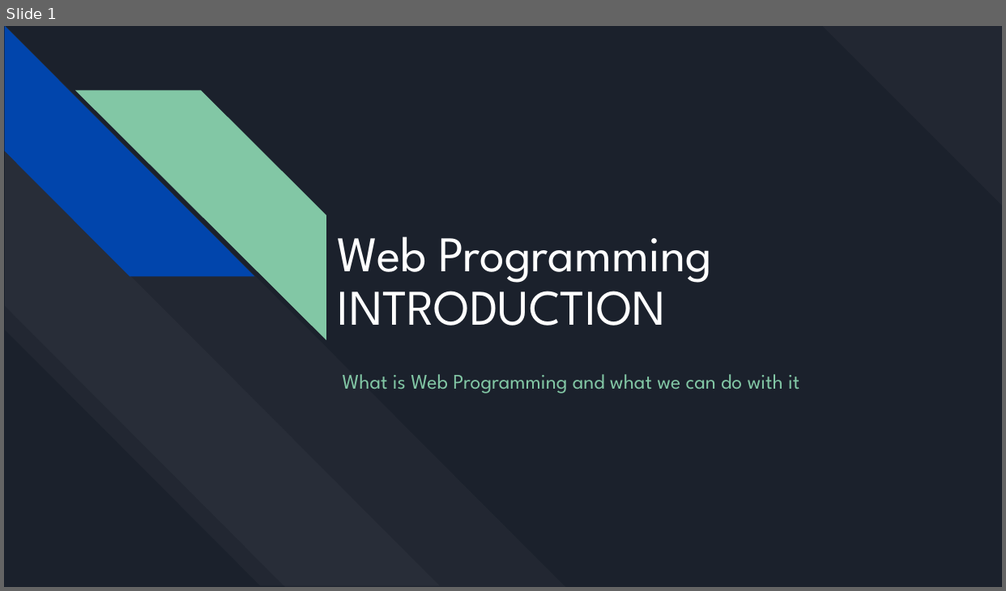
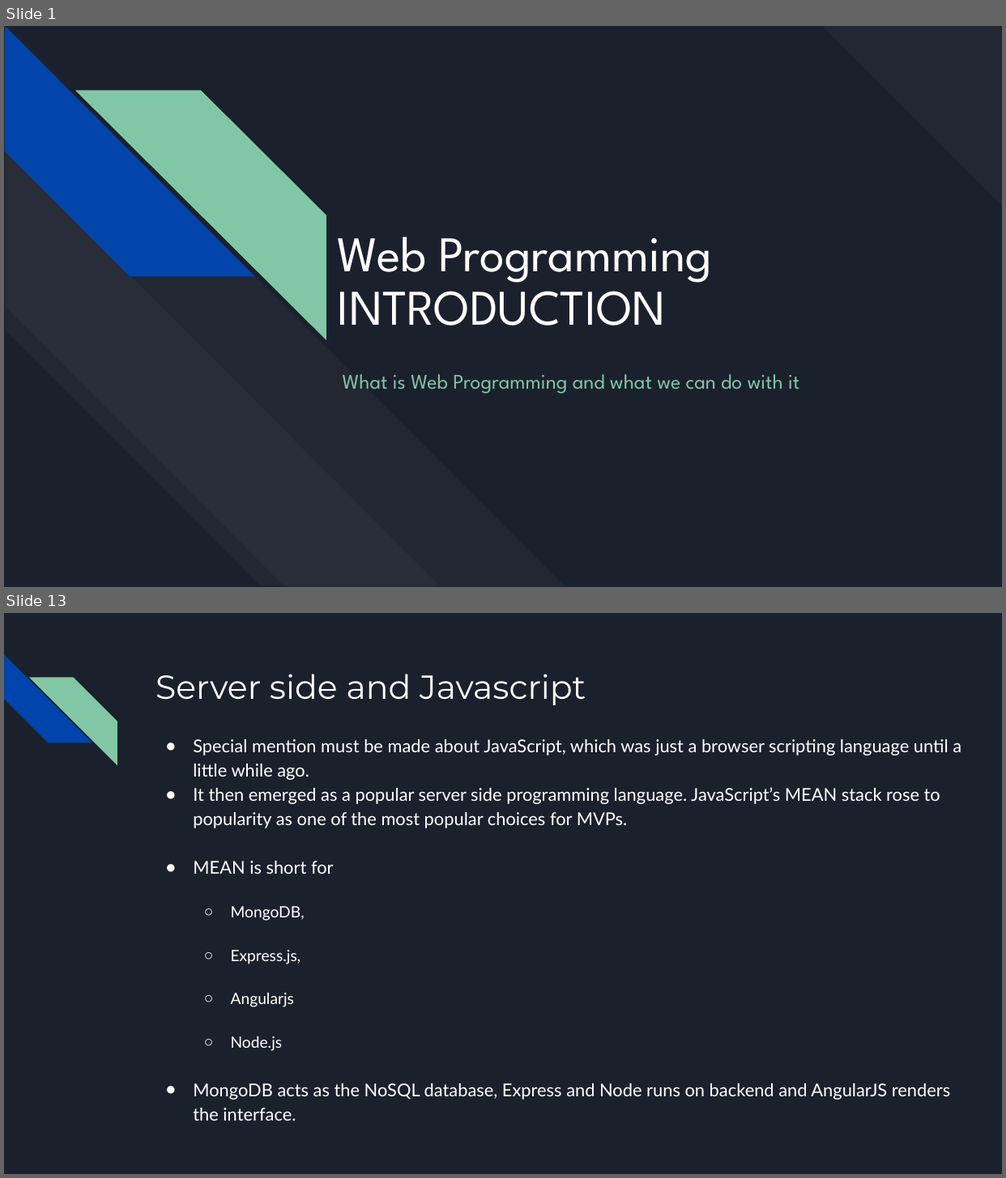
Before and after one commit to bulhard/Web-Programming, a slide deck: 00 Presentations/01 Introduction.pptx. Shown one above the other, each under a label of ours: slide 1 before the commit, slides 1 and 13 after it; the slides between them are not shown. The pictures are 1006x591 and 1006x1178 pixels, drawn with LibreOffice and Linux fonts; fonts in the diff are those of the drawing. Boxes give left, top, right and bottom in pixels: in the first picture for what was removed or moved away, otherwise in the second. Text is boxed around its words. In the diff, an @@ line names an element or a change of style, - is before the commit and + after.

```diff
--- a/00 Presentations/01 Introduction.pptx
+++ b/00 Presentations/01 Introduction.pptx
@@ slide 13 added at [4, 613, 1002, 1174], background #1B212C @@
@@ diag stripe added at [4, 655, 92, 743], fill #0145AC @@
@@ diag stripe added at [28, 677, 117, 766], fill #82C7A5 @@
@@ title added at [155, 674, 586, 705], 32 pt, text #FFFFFF @@
+Server side and Javascript
@@ text added at [193, 739, 961, 1121], 17 pt, text #FFFFFF @@
+● Special mention must be made about JavaScript, which was just a browser scripting language until a little while ago.
+● It then emerged as a popular server side programming language. JavaScript’s MEAN stack rose to popularity as one of the most popular choices for MVPs.
+● MEAN is short for
+  ○ MongoDB,
+  ○ Express.js,
+  ○ Angularjs
+  ○ Node.js
+● MongoDB acts as the NoSQL database, Express and Node runs on backend and AngularJS renders the interface.
```
Also in this commit, not shown: 1 slide changed, 30 other slides added.
